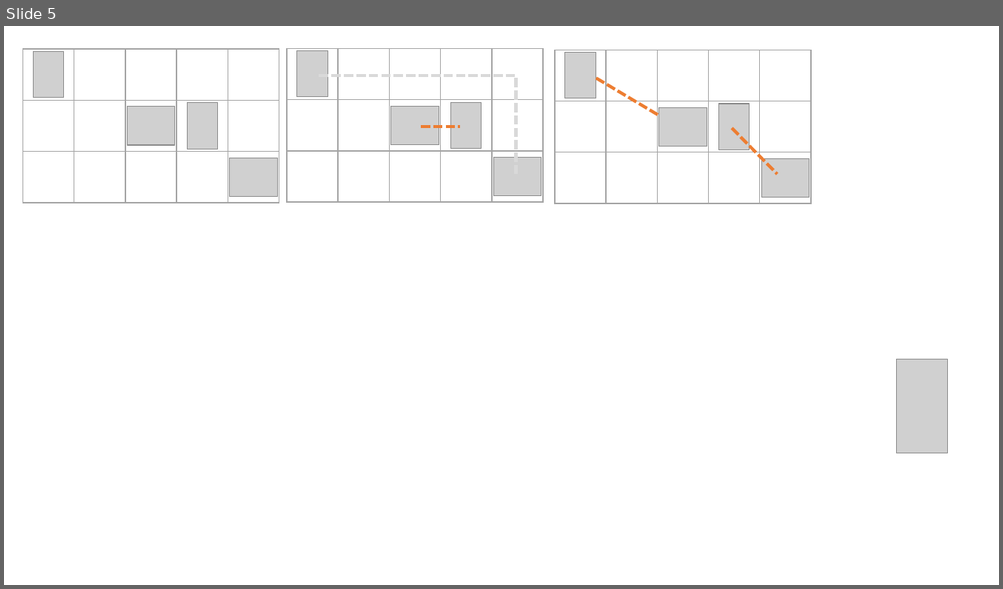
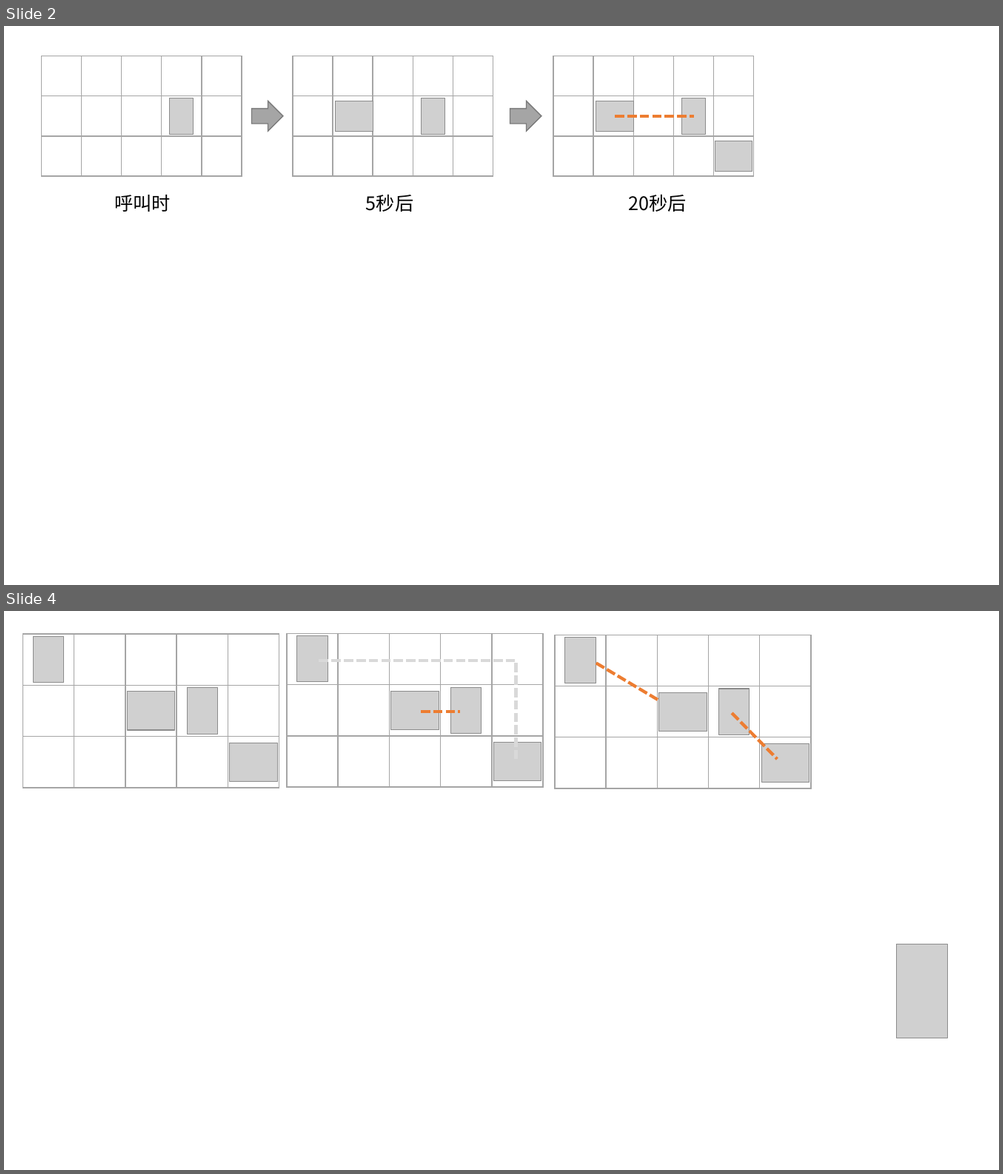
Before and after one commit to xz3030/xz3030.github.io, a slide deck: source/raw_images/distribute1.pptx. Shown one above the other, each under a label of ours: slide 5 before the commit, slides 2 and 4 after it; the slides between them are not shown. The pictures are 1003x589 and 1003x1174 pixels, drawn with LibreOffice and Linux fonts; fonts in the diff are those of the drawing; grey boxes stand for pictures. Boxes give left, top, right and bottom in pixels: in the first picture for what was removed or moved away, otherwise in the second. Text is boxed around its words. In the diff, an @@ line names an element or a change of style, - is before the commit and + after.

```diff
--- a/source/raw_images/distribute1.pptx
+++ b/source/raw_images/distribute1.pptx
@@ slide 2 added at [4, 26, 999, 585], background #FFFFFF @@
@@ group added at [41, 56, 242, 177]: 15 rectangles, 1 picture @@
@@ right arrow added at [252, 101, 283, 131], fill #A5A5A5, outline #7A7A7A 1 pt @@
@@ group added at [293, 56, 493, 177]: 15 rectangles, 2 pictures @@
@@ right arrow added at [510, 101, 541, 131], fill #A5A5A5, outline #7A7A7A 1 pt @@
@@ group added at [553, 56, 754, 177]: 15 rectangles, 3 pictures @@
@@ line added from (615, 116) to (694, 116), #ED7D31 3 pt dashed @@
@@ text added at [114, 195, 170, 212], 18 pt, text #000000 @@
+呼叫时
@@ text added at [366, 194, 413, 212], 18 pt, text #000000 @@
+5秒后
@@ text added at [629, 194, 686, 212], 18 pt, text #000000 @@
+20秒后
@@ what was slide 5 is now slide 4 @@
```
Also in this commit, not shown: 1 slide changed, 3 other slides added, 3 slides removed, 23 other files.
